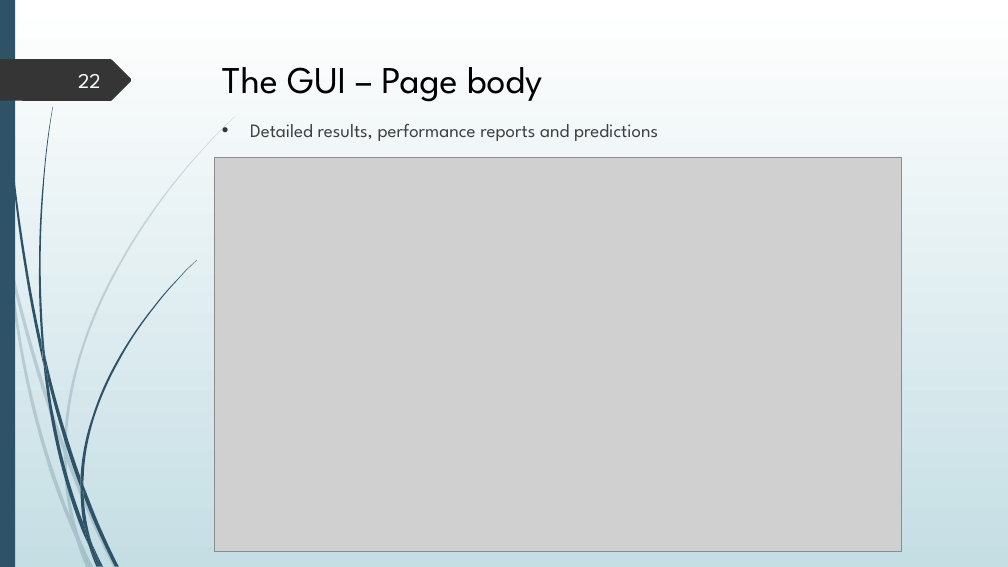
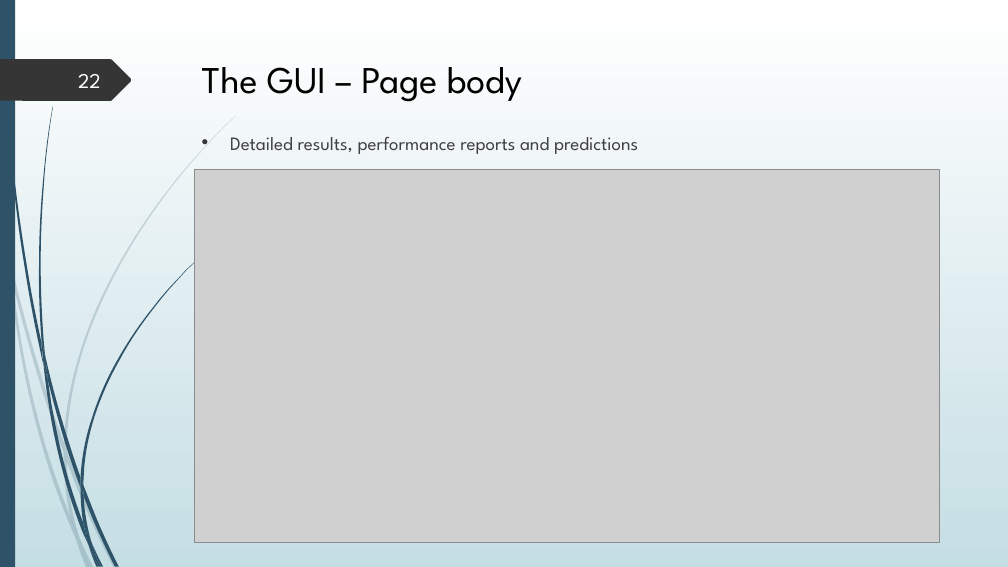
Before and after one commit to kmaltcev/NLP-BiLSTM-model, a slide deck: slide 22 of Capstone Project 21-2-R-13.pptx. Drawn at 1008x567 pixels with LibreOffice and Linux fonts; fonts in the diff are those of the drawing; grey boxes stand for pictures. Boxes give left, top, right and bottom in pixels: in the first picture for what was removed or moved away, otherwise in the second. Text is boxed around its words. In the diff, an @@ line names an element or a change of style, - is before the commit and + after.

```diff
--- a/Capstone Project 21-2-R-13.pptx
+++ b/Capstone Project 21-2-R-13.pptx
@@ title "The GUI – Page body" moved from (x1=222, y1=67, x2=542, y2=102) to (x1=202, y1=67, x2=522, y2=102) @@
@@ text "Detailed results, performance reports and ..." moved from (x1=250, y1=124, x2=658, y2=141) to (x1=230, y1=137, x2=638, y2=154) @@
@@ picture resized from (x1=214, y1=157, x2=901, y2=551) to (x1=194, y1=170, x2=940, y2=543) @@
```
Also in this commit, not shown: 14 other slides changed, 9 other files.
